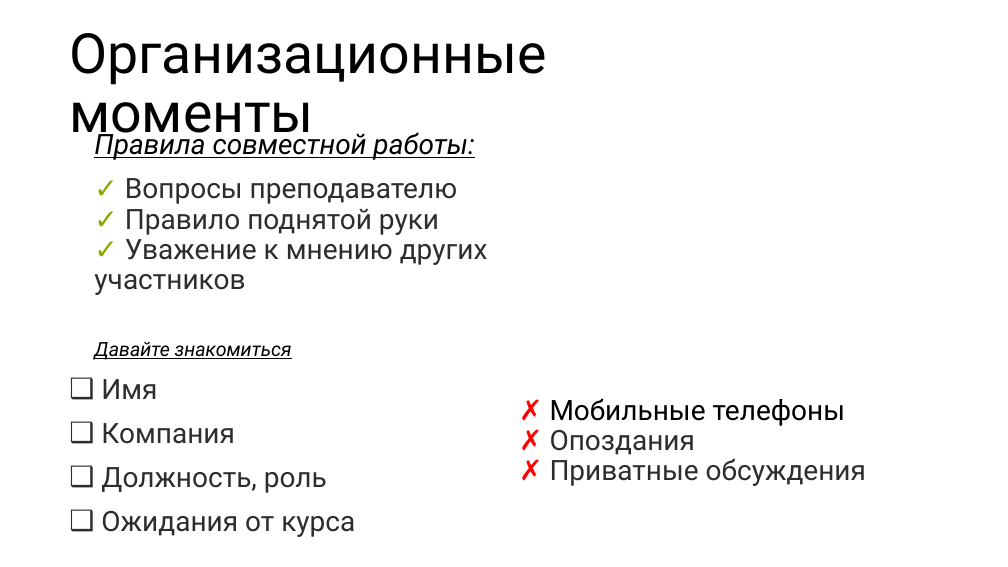
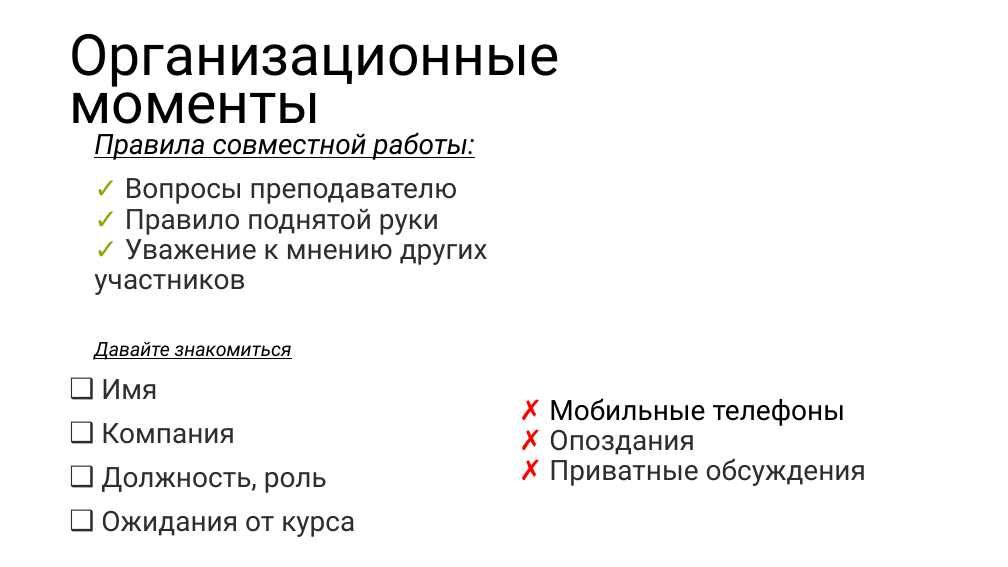
Before and after one commit to nesrv/PG-DEV, a slide deck: slide 13 of DEV-2b-16/00.pptx. Drawn at 1008x567 pixels with LibreOffice and Linux fonts; fonts in the diff are those of the drawing; background and template pictures are left out. Boxes give left, top, right and bottom in pixels: in the first picture for what was removed or moved away, otherwise in the second. Text is boxed around its words. In the diff, an @@ line names an element or a change of style, - is before the commit and + after.

```diff
--- a/DEV-2b-16/00.pptx
+++ b/DEV-2b-16/00.pptx
@@ title "Организационные моменты" at [69,34,560,137]: size 39.6 to 40.7 pt; line spacing 0.9 to 0.7 @@
```
Also in this commit, not shown: 5 other files.
